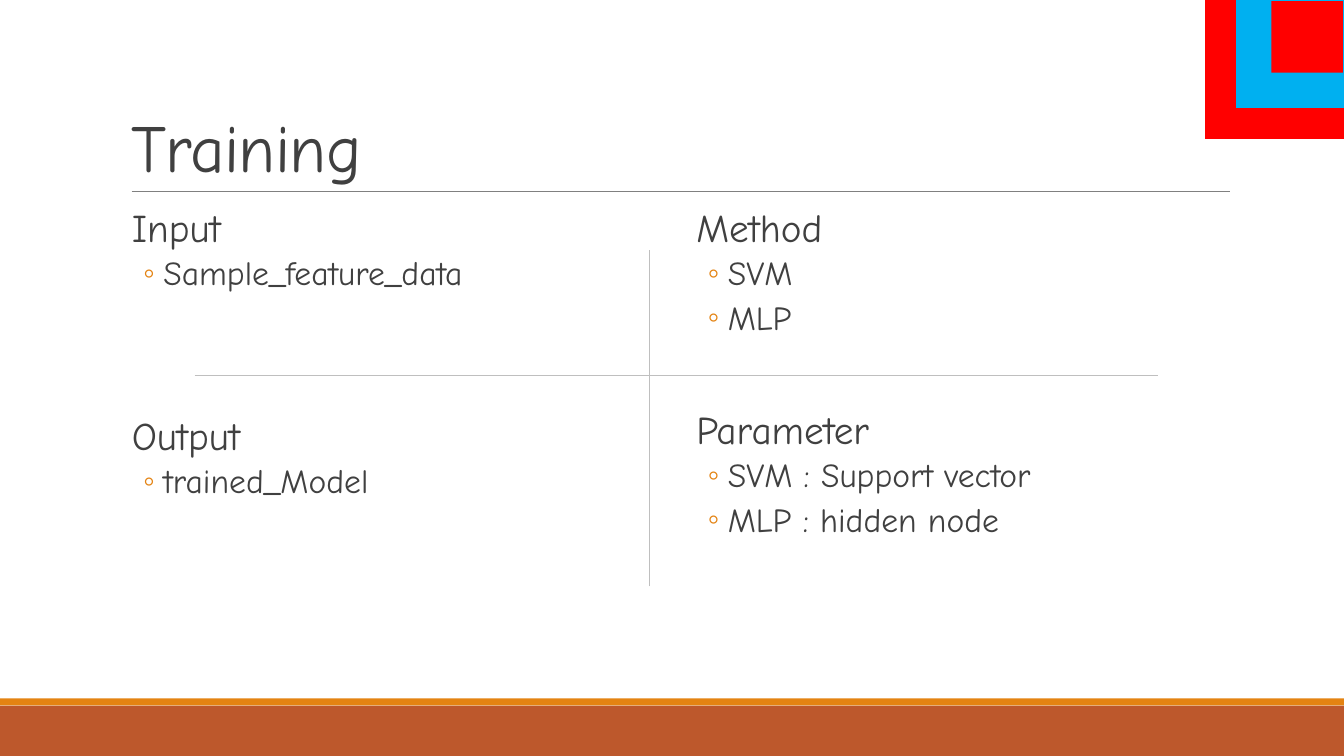
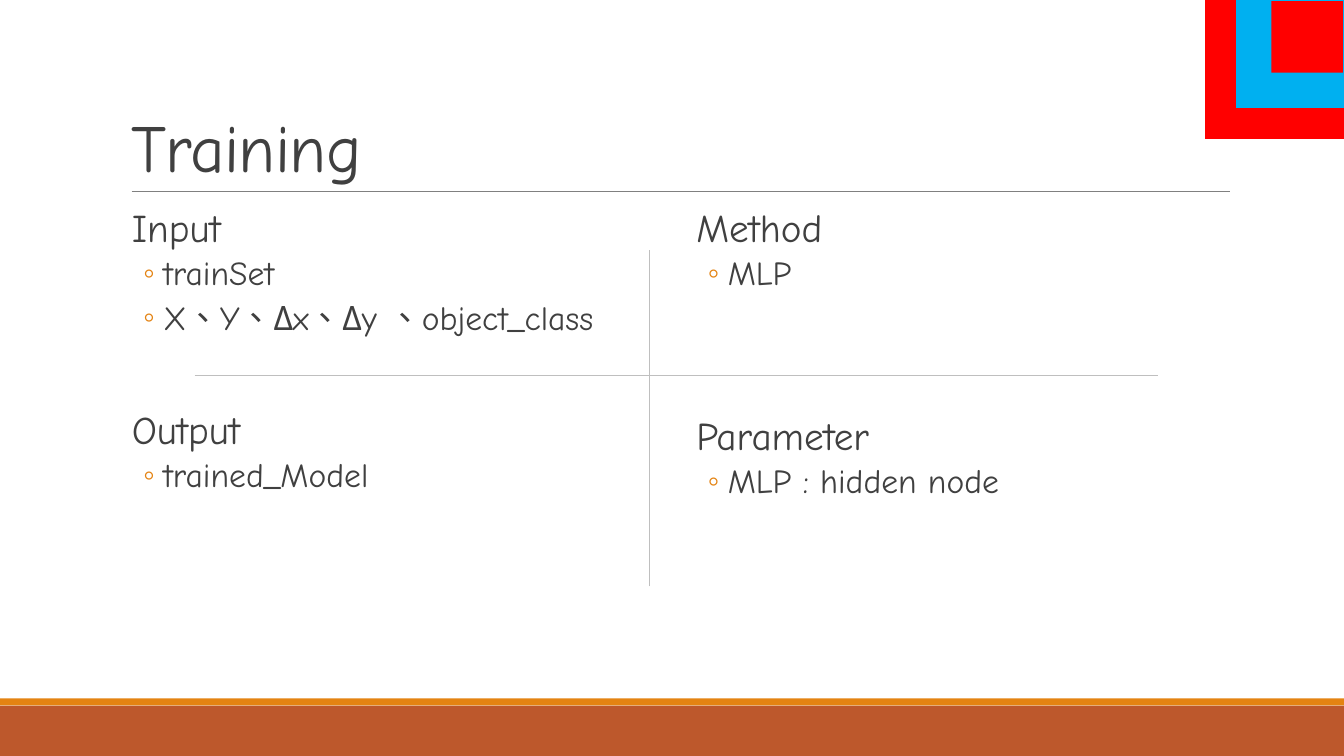
Before and after one commit to a98carey/Machine-Learning, a slide deck: slide 17 of machine_learning_Final2.pptx. Drawn at 1344x756 pixels with LibreOffice and Linux fonts; fonts in the diff are those of the drawing. Boxes give left, top, right and bottom in pixels: in the first picture for what was removed or moved away, otherwise in the second. Text is boxed around its words. In the diff, an @@ line names an element or a change of style, - is before the commit and + after.

```diff
--- a/machine_learning_Final2.pptx
+++ b/machine_learning_Final2.pptx
@@ text at [163,262,593,337]: text changed @@
-  ◦ Sample_feature_data
+  ◦ trainSet
+  ◦ X、Y、Δx、Δy 、object_class
@@ text at [728,262,793,285]: paragraph removed @@
-  ◦ SVM
@@ text at [728,464,1030,494]: paragraph removed @@
-  ◦ SVM : Support vector
```
Also in this commit, not shown: 7 other slides changed, 1 slide added, 3 slides removed.
